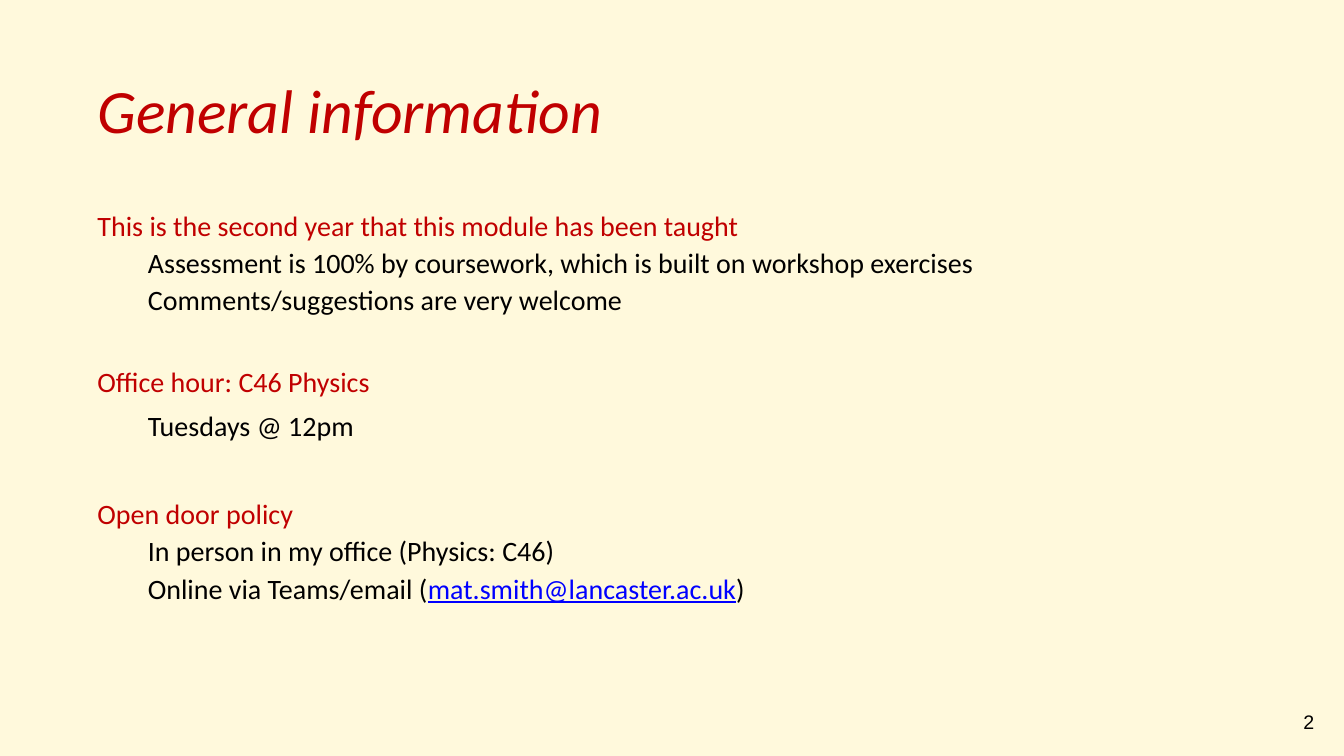
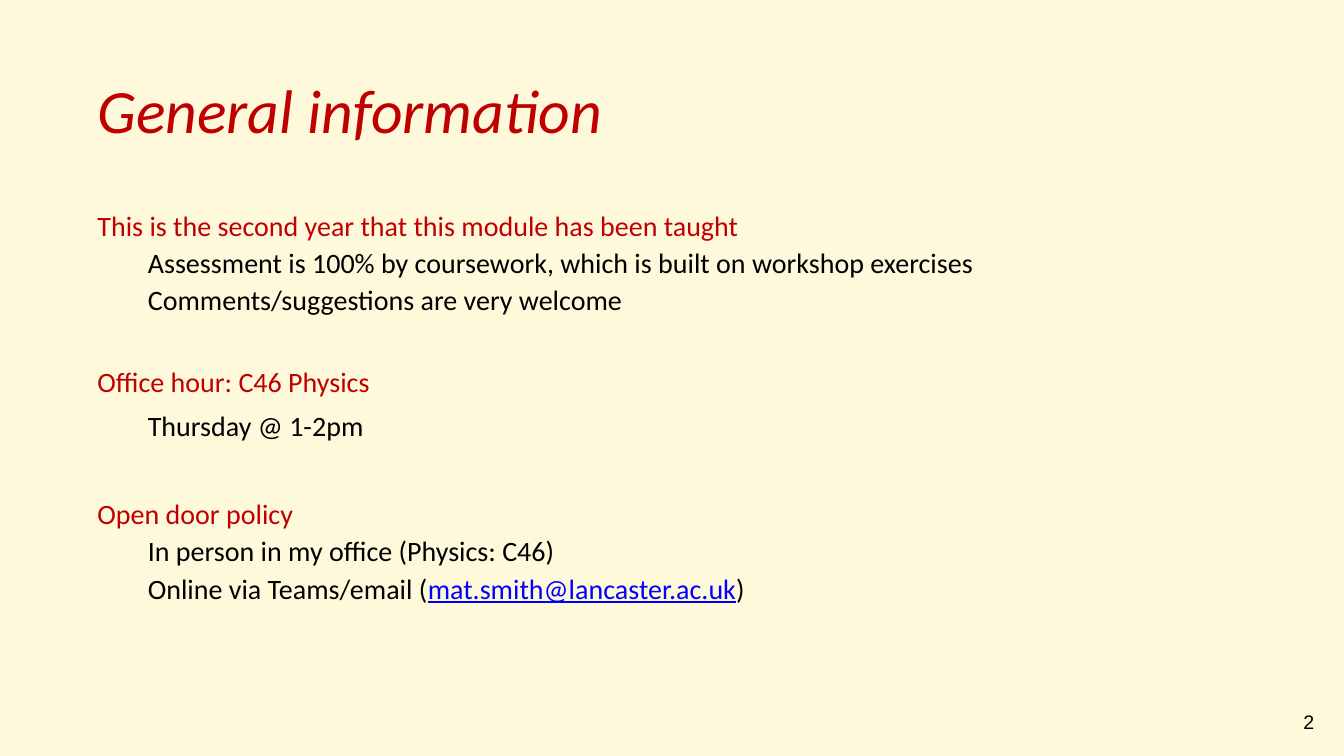
Before and after one commit to MatSmithAstro/phys465_2025_resources, a slide deck: slide 2 of lectures/ppt_format/PHYS465_week11.pptx. Drawn at 1344x756 pixels with LibreOffice and Linux fonts; fonts in the diff are those of the drawing. Boxes give left, top, right and bottom in pixels: in the first picture for what was removed or moved away, otherwise in the second. Text is boxed around its words. In the diff, an @@ line names an element or a change of style, - is before the commit and + after.

```diff
--- a/lectures/ppt_format/PHYS465_week11.pptx
+++ b/lectures/ppt_format/PHYS465_week11.pptx
@@ text at (148, 416, 363, 441): text changed @@
-Tuesdays @ 12pm
+Thursday @ 1-2pm
```
Also in this commit, not shown: 14 other slides changed, 1 slide added, 3 other files.
